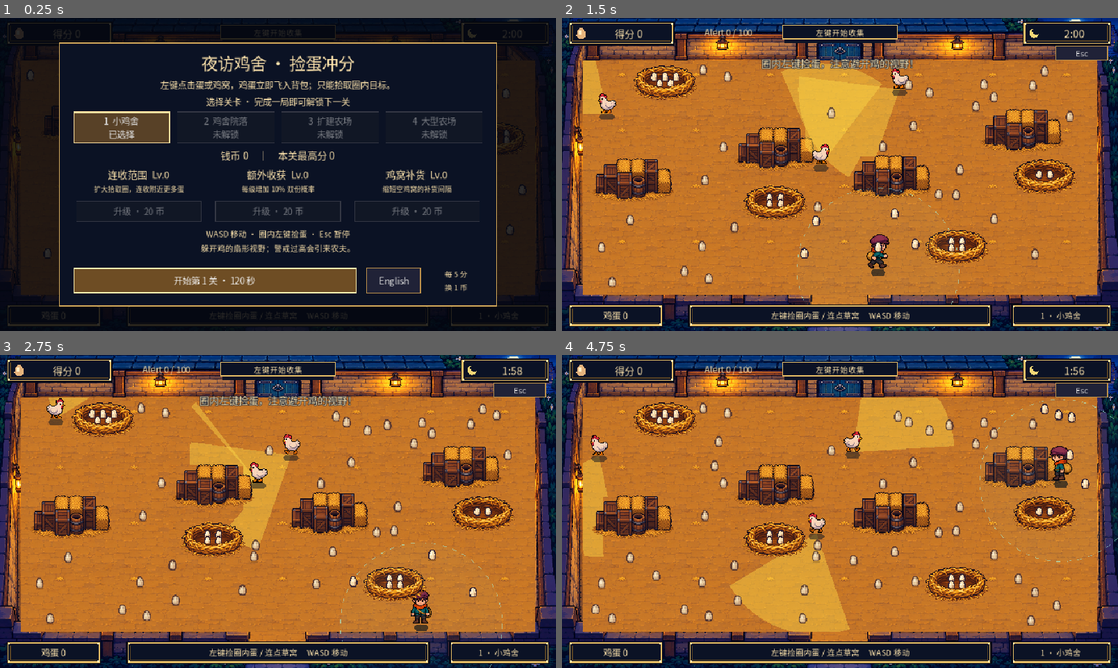
Above: before the commit, frames 1-4 (two rows, left to right).
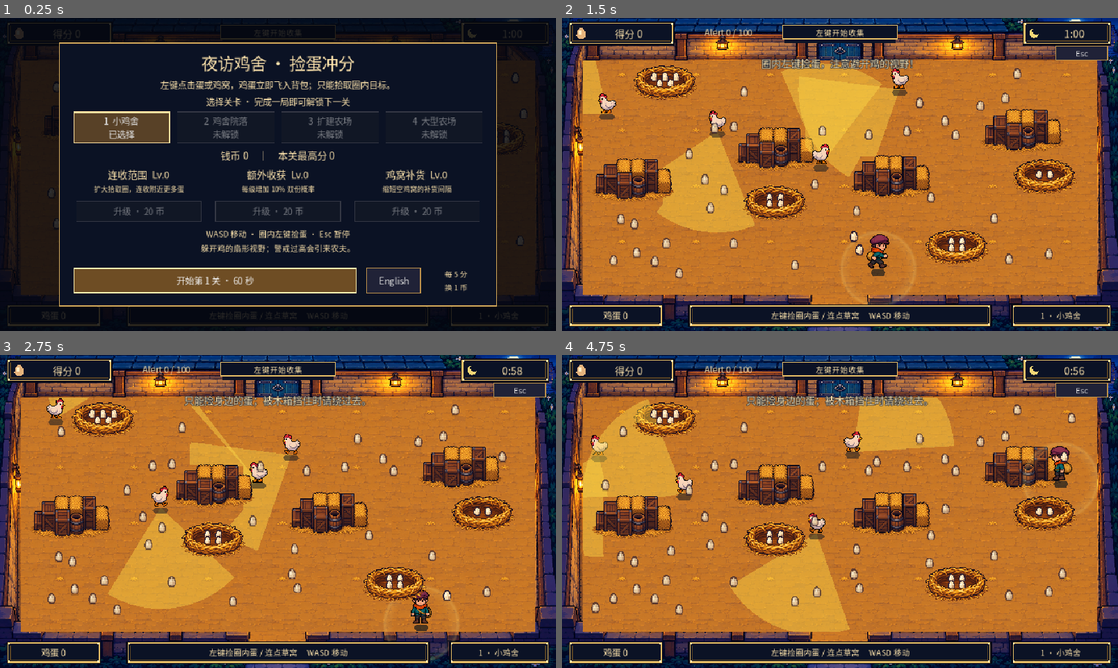
Above: after the commit, the same moments.

Repository: liupai-rachel/Deepsleep-Dont-wake-up-chickens
Game: Godot game, scene res://scenes/arcade/game.tscn
Same seed, same stepped clock (60 frames per second), same inputs: the game is played once before the commit and once after it.
Inputs (mouse positions are in pixels of both pictures, inside the frame that each line leads up to):
- Up to frame 1 (0.25 s): no input
- Up to frame 2 (1.5 s): click (778, 280) at 0.5 s, where only the run before the commit has a clickable "开始第 1 关 · 120 秒"; move the mouse to (962, 158) at 1.27 s; hold D (move_right) from 1.28 s (still down); hold E (interact) from 1.28 s (still down); click (962, 158) at 1.42 s
- Up to frame 3 (2.75 s): move the mouse to (166, 527) at 2.02 s; release D (move_right) at 2.03 s; release E (interact) at 2.03 s; hold S (move_down) from 2.03 s (still down); tap Q (throw_feed) at 2.1 s; click (166, 527) at 2.17 s
- Up to frame 4 (4.75 s): move the mouse to (895, 442) at 2.77 s; release S (move_down) at 2.78 s; hold D (move_right) 2.78-3.53 s; hold E (interact) 2.78-3.53 s; click (895, 442) at 2.92 s; move the mouse to (812, 574) at 3.52 s; hold W (move_up) 3.53-4.28 s; tap Q (throw_feed) at 3.6 s; click (812, 574) at 3.67 s; move the mouse to (1006, 558) at 4.27 s; hold A (move_left) from 4.28 s (still down); hold E (interact) from 4.28 s (still down); click (1006, 558) at 4.42 s

The runs differ from the first frame. In frame 1, 0.3% of the frame differs, in the area x 5-95%, y 4-86%; in frame 2, 6.1%; in frame 3, 7.7%; in frame 4, 8.1%, in the area x 3-100%, y 3-87%.

Commit message:
Tune one-minute rounds, four hens, soft local reach and vertical run cycles

Diff:
--- /dev/null
+++ b/assets/art/pickup_glow.gdshader
@@ -0,0 +1,9 @@
+shader_type canvas_item;
+
+void fragment() {
+	float radius = length(UV * 2.0 - 1.0);
+	// A feathered annulus leaves the center clear and fades at the real boundary.
+	float haze = smoothstep(0.64, 0.84, radius) * (1.0 - smoothstep(0.88, 1.0, radius));
+	float rim = smoothstep(0.84, 0.9, radius) * (1.0 - smoothstep(0.9, 0.97, radius));
+	COLOR = vec4(1.0, 0.88, 0.49, haze * 0.10 + rim * 0.13);
+}
--- a/scenes/arcade/egg.gd
+++ b/scenes/arcade/egg.gd
@@ -4,10 +4,10 @@
 var golden := false
 var claimed := false
 var phase := 0.0
-var glow := 0.0
+var highlighted := false
 
-static func paint(canvas: CanvasItem, center: Vector2, factor: float, gold: bool) -> void:
-	var outline := Color("342333")
+static func paint(canvas: CanvasItem, center: Vector2, factor: float, gold: bool, lit := false) -> void:
+	var outline := Color("fff0a8") if lit else Color("342333")
 	var shell := Color("ffd04c") if gold else Color("f6dbad")
 	var shade := Color("ce801f") if gold else Color("c59872")
 	var light := Color("fff4a6") if gold else Color("fff7dc")
@@ -32,4 +32,4 @@
 		for i in range(3):
 			var p := Vector2.from_angle(phase + i * TAU / 3) * 12
 			draw_rect(Rect2(p - Vector2.ONE, Vector2(2,2)), Color("ffe78b"))
-	paint(self, Vector2(0,bob), 1.0, golden)
+	paint(self, Vector2(0,bob), 1.0, golden, highlighted)
--- a/scenes/arcade/game.gd
+++ b/scenes/arcade/game.gd
@@ -8,11 +8,11 @@
 const HEN_SCRIPT := preload("res://scenes/arcade/hen.gd")
 const RANGE_SCRIPT := preload("res://scenes/arcade/pickup_range.gd")
 const EFFECT := preload("res://scenes/arcade/effect.gd")
-@export_range(10.0,300.0,1.0) var round_seconds := 120.0
+@export_range(10.0,300.0,1.0) var round_seconds := 60.0
 @export var use_fixed_seed := false
 @export var fixed_seed := 7
 @export var guards_enabled := true
-@export_range(60.0,220.0,5.0) var base_pickup_radius := 140.0
+@export_range(30.0,220.0,5.0) var base_pickup_radius := 70.0
 var profile: ArcadeProfile
 var selected_level := 1
 var current_level := 1
@@ -21,7 +21,7 @@
 var collected := 0
 var chain := 0
 var combo_left := 0.0
-var time_left := 120.0
+var time_left := 60.0
 var world: ArcadeWorld
 var player: CoopPlayer
 var ui: ArcadeUI
@@ -39,6 +39,7 @@
 var _farmer_warning := 0.0
 var _farmer_armed := true
 var _reported_position := Vector2.ZERO
+var _last_seconds_announced := false
 var _rng := RandomNumberGenerator.new()
 
 func _ready() -> void:
@@ -82,6 +83,7 @@
 	ui.show_menu(profile,selected_level,last_result)
 
 func _build_world(level: int) -> void:
+	Input.set_default_cursor_shape(Input.CURSOR_ARROW)
 	if is_instance_valid(world):
 		remove_child(world)
 		world.queue_free()
@@ -107,7 +109,6 @@
 	pickup_circle = Node2D.new()
 	pickup_circle.set_script(RANGE_SCRIPT)
 	pickup_circle.radius = pickup_radius()
-	pickup_circle.zoom = camera.zoom.x
 	player.add_child(pickup_circle)
 	player.move_child(pickup_circle,0)
 	alert = CoopAlert.new()
@@ -122,7 +123,7 @@
 		nest.refill_speed = pow(0.86,profile.upgrades[2])
 		world.add_child(nest)
 		nests.append(nest)
-	for i in range(2+level): _add_hen(false)
+	for i in range(3+level): _add_hen(false)
 	_spawn_batch(18+level*14)
 
 func begin_round(level: int) -> void:
@@ -140,6 +141,7 @@
 	time_left = round_seconds
 	spawn_left = world.rng.randf_range(0.4,0.9)
 	last_result = {}
+	_last_seconds_announced = false
 	running = true
 	ui.hide_menu()
 	ui.announce("圈内左键捡蛋，注意避开鸡的视野！","Left-click within your ring. Avoid the hens' sight!")
@@ -153,8 +155,10 @@
 		return
 	_update_guards(delta)
 	if not running: return
-	for egg in eggs:
-		egg.modulate.a = 1.0 if can_collect_point(egg.position) else 0.68
+	_update_pickup_feedback(get_global_mouse_position())
+	if time_left <= 10.0 and not _last_seconds_announced:
+		_last_seconds_announced = true
+		ui.announce("最后 10 秒，抓紧捡蛋！","10 seconds left. Keep collecting!")
 	combo_left = maxf(0,combo_left-delta)
 	if combo_left == 0: chain = 0
 	spawn_left -= delta
@@ -187,6 +191,31 @@
 
 func collect_at(point: Vector2) -> bool:
 	if not running or get_tree().paused: return false
+	var target := _pickup_target_at(point)
+	if target is ArcadeEgg:
+		var closest: ArcadeEgg = target
+		var origin := closest.position
+		if not can_collect_point(closest.position):
+			ui.announce("只能捡身边的蛋；被木箱挡住时请绕过去。","Move closer; crates can block a pickup.")
+			return false
+		_collect_egg(closest)
+		if profile.upgrades[0] > 0:
+			var radius: float = (18 + profile.upgrades[0]*12) / camera.zoom.x
+			for other: ArcadeEgg in eggs.duplicate():
+				if other.position.distance_squared_to(origin) <= radius*radius and can_collect_point(other.position): _collect_egg(other)
+		return true
+	if target is ArcadeNest:
+		var nest: ArcadeNest = target
+		if not can_collect_point(nest.position):
+			ui.announce("走近草窝，再左键连续取蛋。","Move closer, then left-click the nest repeatedly.")
+			return false
+		if nest.take():
+			_award(nest.position+Vector2(0,-8),false)
+			return true
+		ui.announce("这处鸡窝正在补货，先捡地面的蛋吧。","Nest refilling. Pick up some ground eggs meanwhile.")
+	return false
+
+func _pickup_target_at(point: Vector2) -> Node2D:
 	var closest: ArcadeEgg
 	var distance := pow(maxf(14,12/camera.zoom.x),2)
 	for egg in eggs:
@@ -196,27 +225,27 @@
 			distance = candidate
 			closest = egg
 	if closest != null:
-		var origin := closest.position
-		if not can_collect_point(closest.position):
-			ui.announce("只能捡圈内的蛋；被木箱挡住时请绕过去。","Move into range; crates can block a pickup.")
-			return false
-		_collect_egg(closest)
-		if profile.upgrades[0] > 0:
-			var radius: float = (18 + profile.upgrades[0]*12) / camera.zoom.x
-			for other: ArcadeEgg in eggs.duplicate():
-				if other.position.distance_squared_to(origin) <= radius*radius and can_collect_point(other.position): _collect_egg(other)
-		return true
+		return closest
 	for nest in nests:
 		if Rect2(nest.position+Vector2(-58,-54),Vector2(116,78)).has_point(point):
-			if not can_collect_point(nest.position):
-				ui.announce("走近鸡窝，在圈内左键连续取蛋。","Move closer, then left-click the nest repeatedly.")
-				return false
-			if nest.take():
-				_award(nest.position+Vector2(0,-8),false)
-				return true
-			ui.announce("这处鸡窝正在补货，先捡地面的蛋吧。","Nest refilling. Pick up some ground eggs meanwhile.")
-			return false
-	return false
+			return nest
+	return null
+
+func _update_pickup_feedback(point: Vector2) -> void:
+	var target := _pickup_target_at(point)
+	var reachable := is_instance_valid(target) and can_collect_point(target.position)
+	if target is ArcadeNest and target.stock <= 0: reachable = false
+	for egg in eggs:
+		egg.modulate.a = 1.0 if can_collect_point(egg.position) else 0.68
+		egg.highlighted = reachable and egg == target
+	for nest in nests:
+		nest.highlighted = reachable and nest == target
+	Input.set_default_cursor_shape(Input.CURSOR_POINTING_HAND if reachable else Input.CURSOR_ARROW)
+
+func _clear_pickup_feedback() -> void:
+	for egg in eggs: egg.highlighted = false
+	for nest in nests: nest.highlighted = false
+	Input.set_default_cursor_shape(Input.CURSOR_ARROW)
 
 func _collect_egg(egg: ArcadeEgg) -> void:
 	if egg.claimed or not eggs.has(egg) or not can_collect_point(egg.position): return
@@ -277,7 +306,7 @@
 	hen.egg_laid.connect(_spawn_egg_at)
 
 func pickup_radius() -> float:
-	return base_pickup_radius + profile.upgrades[0]*8.0
+	return base_pickup_radius + profile.upgrades[0]*4.0
 
 func can_collect_point(point: Vector2) -> bool:
 	if player.position.distance_squared_to(point) > pow(pickup_radius(),2): return false
@@ -360,10 +389,12 @@
 func toggle_pause() -> void:
 	if not running: return
 	get_tree().paused = not get_tree().paused
+	_clear_pickup_feedback()
 	if get_tree().paused: ui.show_menu(profile,current_level,{},true)
 	else: ui.hide_menu()
 
 func abandon_round() -> void:
+	_clear_pickup_feedback()
 	get_tree().paused = false
 	running = false
 	world.process_mode = Node.PROCESS_MODE_DISABLED
@@ -371,6 +402,7 @@
 
 func finish_round(caught := false) -> void:
 	if not running: return
+	_clear_pickup_feedback()
 	running = false
 	get_tree().paused = false
 	world.process_mode = Node.PROCESS_MODE_DISABLED
--- a/scenes/arcade/nest.gd
+++ b/scenes/arcade/nest.gd
@@ -9,6 +9,10 @@
 var rng := RandomNumberGenerator.new()
 var tray: Node2D
 var badge: Label
+var highlighted := false:
+	set(value):
+		highlighted = value
+		modulate = Color(1.14,1.1,1.03) if value else Color.WHITE
 
 func _ready() -> void:
 	var texture := AtlasTexture.new()
--- a/scenes/arcade/pickup_range.gd
+++ b/scenes/arcade/pickup_range.gd
@@ -1,10 +1,19 @@
 extends Node2D
 
-var radius := 140.0
-var zoom := 1.0
+var radius := 70.0
+var _surface: GradientTexture2D
+
+func _ready() -> void:
+	var glow := ShaderMaterial.new()
+	glow.shader = preload("res://assets/art/pickup_glow.gdshader")
+	material = glow
+	_surface = GradientTexture2D.new()
+	_surface.width = 2
+	_surface.height = 2
+	var gradient := Gradient.new()
+	gradient.colors = PackedColorArray([Color.WHITE,Color.WHITE])
+	_surface.gradient = gradient
 
 func _draw() -> void:
-	draw_circle(Vector2.ZERO,radius,Color(0.6,1.0,0.9,0.035))
-	for i in range(48):
-		var angle := float(i)*TAU/48
-		draw_arc(Vector2.ZERO,radius,angle,angle+0.055,3,Color(0.65,1.0,0.9,0.55),1.1/zoom)
+	if _surface != null:
+		draw_texture_rect(_surface,Rect2(Vector2(-radius,-radius),Vector2.ONE*radius*2.0),false)
--- a/scenes/arcade/ui.gd
+++ b/scenes/arcade/ui.gd
@@ -24,7 +24,7 @@
 var combo_bar: ProgressBar
 var danger_label: Label
 var pause_button: Button
-var round_duration := 120
+var round_duration := 60
 var _toast_left := 0.0
 var _profile: ArcadeProfile
 var _selected := 1
@@ -51,7 +51,7 @@
 	screen.add_child(frames)
 	danger_label = _label(screen,Rect2(205,10,166,30),"",15)
 	score_label = _label(screen,Rect2(47,11,137,31),"",17)
-	time_label = _label(screen,Rect2(832,11,106,31),"2:00",18)
+	time_label = _label(screen,Rect2(832,11,106,31),"1:00",18)
 	combo_label = _label(screen,Rect2(387,14,186,20),"",14)
 	egg_label = _label(screen,Rect2(22,499,140,29),"",15)
 	stage_label = _label(screen,Rect2(785,499,154,29),"",14)
@@ -126,6 +126,7 @@
 	score_label.text = tr2("得分 %d","Score %d") % score
 	egg_label.text = tr2("鸡蛋 %d","Eggs %d") % eggs
 	time_label.text = "%d:%02d" % [ceili(seconds)/60,ceili(seconds)%60]
+	time_label.add_theme_color_override("font_color",Color("ff9d6e") if seconds > 0 and seconds <= 10 else Color("ffe5ad"))
 	combo_label.text = tr2("连捡 %d  ×%d","Chain %d  x%d") % [chain,multiplier] if chain > 0 else tr2("左键开始收集","Left-click to collect")
 	combo_bar.value = combo_left
 	stage_label.text = ("%d · " % level) + (STAGE_EN if language == "en" else STAGE_ZH)[level-1]
--- a/scenes/character_art.gd
+++ b/scenes/character_art.gd
@@ -3,12 +3,19 @@
 
 # Shared pixel atlas: four poses per character, one character per row.
 const ATLAS := preload("res://assets/art/characters.png")
+const RUN_ATLAS := preload("res://assets/art/thief_run.png")
+const RUN_REGIONS := [
+	[Rect2(133,51,240,354),Rect2(541,51,240,354),Rect2(987,51,240,354),Rect2(1429,51,240,354)],
+	[Rect2(120,491,240,354),Rect2(532,491,240,354),Rect2(979,491,240,354),Rect2(1420,491,240,354)],
+]
 @export_enum("Thief", "Keeper", "Hen") var character := 0
 @export var sprite_height := 48.0
 
 var _sprite: Sprite2D
 var _frames: Array[AtlasTexture] = []
 var _phase := 0.0
+var _run_clock := 0.0
+var _run_frames: Array[AtlasTexture] = []
 # Tight regions in the generated atlas, aligned to each pose's foot baseline.
 const REGIONS := [
 	[Rect2(125, 60, 168, 264), Rect2(467, 60, 162, 264), Rect2(794, 60, 176, 264), Rect2(1140, 60, 184, 264)],
@@ -25,6 +32,13 @@
 		frame.atlas = ATLAS
 		frame.region = REGIONS[character][column]
 		_frames.append(frame)
+	if character == 0:
+		for row in RUN_REGIONS:
+			for region in row:
+				var frame := AtlasTexture.new()
+				frame.atlas = RUN_ATLAS
+				frame.region = region
+				_run_frames.append(frame)
 	_pixel_scale = sprite_height / [264.0, 277.0, 187.0][character]
 	_sprite.texture = _frames[0]
 	_sprite.scale = Vector2.ONE * _pixel_scale
@@ -43,6 +57,11 @@
 	_sprite.flip_h = direction.x < -0.15
 	_sprite.rotation = 0.0
 	_sprite.modulate = Color.WHITE
+	_sprite.scale = Vector2.ONE * _pixel_scale
+	if character == 0 and moving and absf(direction.y) > absf(direction.x) and action != &"search":
+		_show_vertical_run(direction,delta)
+		return
+	_run_clock = 0.0
 	if character == 2:
 		if action == &"eat":
 			frame = 2
@@ -73,3 +92,12 @@
 			lantern.position = Vector2(side * (-1.0 if _sprite.flip_h else 1.0) * sprite_height * 0.32, -sprite_height * 0.28)
 	_sprite.texture = _frames[frame]
 	_sprite.position.y = -_frames[frame].region.size.y * _pixel_scale * 0.5 + bob
+
+func _show_vertical_run(direction: Vector2, delta: float) -> void:
+	_run_clock += delta
+	var index := floori(_run_clock * 10.0) % 4
+	if direction.y < 0.0: index += 4
+	_sprite.texture = _run_frames[index]
+	_sprite.scale = Vector2.ONE * sprite_height / 354.0
+	_sprite.flip_h = false
+	_sprite.position = Vector2(0,-sprite_height*0.5)
--- a/tests/arcade_flow.gd
+++ b/tests/arcade_flow.gd
@@ -40,6 +40,31 @@
 	expect(game.ui.overlay.visible and not game.running,"Start menu must be visible before the timer starts")
 	game.begin_round(1)
 	await tick(3)
+	expect(game.round_seconds == 60.0 and game.time_left > 59.5,"A round must start at one minute")
+	expect(game.pickup_radius() == 70.0,"Base pickup diameter must be half the previous size")
+	expect(game.hens.size() == 4,"Stage one must start with four patrolling hens")
+	var movement_origin := game.world.free_point(30,true)
+	for attempt in range(300):
+		if game.world.step_clear(movement_origin,movement_origin+Vector2(0,-90)) and game.world.step_clear(movement_origin,movement_origin+Vector2(0,90)): break
+		movement_origin = game.world.free_point(30,true)
+	game.player.position = movement_origin
+	var art: CoopCharacterArt = game.player.get_node("Art")
+	for direction in ["move_up","move_down"]:
+		game.player.position = movement_origin
+		Input.action_press(direction)
+		await tick(3)
+		var first_frame: AtlasTexture = art._sprite.texture
+		expect(first_frame.atlas == CoopCharacterArt.RUN_ATLAS,"Vertical movement must use actual running frames")
+		expect(first_frame.region.position.y == (491 if direction == "move_up" else 51),"W/S must show the corresponding back/front run")
+		await tick(7)
+		expect(art._sprite.texture.region != first_frame.region,"Leg poses must alternate during vertical movement")
+		game.player.show_feed_toss()
+		await tick(3)
+		expect(art._sprite.texture.atlas == CoopCharacterArt.RUN_ATLAS,"Collecting while running must not freeze the legs")
+		expect(game.player.position.y < movement_origin.y if direction == "move_up" else game.player.position.y > movement_origin.y,"W/S must move the actor as well as animate it")
+		Input.action_release(direction)
+		await tick(2)
+		expect(art._sprite.texture.atlas == CoopCharacterArt.ATLAS,"Stopping must restore the idle pose")
 	game.begin_round(4)
 	expect(game.current_level == 1,"Locked stages must not start")
 	expect(game.eggs.size() >= 20,"The first round must start with plentiful ground eggs")
@@ -49,6 +74,8 @@
 	game.player.position = point
 	await tick(8)
 	expect(game.collected == 0,"Walking onto eggs must not auto-collect")
+	game._update_pickup_feedback(point)
+	expect(egg.highlighted,"Hover feedback must highlight a reachable egg without collecting it")
 	await click(game,MOUSE_BUTTON_RIGHT,point)
 	expect(game.collected == 0,"Right click must not pick up eggs")
 	await click(game,MOUSE_BUTTON_LEFT,point)
@@ -64,6 +91,8 @@
 	expect(far != null,"The map should contain eggs outside the local pickup ring")
 	if far != null:
 		var before_score := game.score
+		game._update_pickup_feedback(far.position)
+		expect(not far.highlighted,"A distant egg must not show the collectible highlight")
 		expect(not game.collect_at(far.position),"Distant eggs must be rejected")
 		expect(game.score == before_score and game.eggs.has(far),"Rejected pickup must not remove an egg or score")
 	var nest: ArcadeNest = game.nests[0]
@@ -71,6 +100,8 @@
 	var distant_stock := nest.stock
 	expect(not game.collect_at(nest.position) and nest.stock == distant_stock,"Distant nests must not dispense eggs")
 	game.player.position = nest.position+Vector2(0,30)
+	game._update_pickup_feedback(nest.position)
+	expect(nest.highlighted,"A nearby stocked nest must show hover feedback")
 	var stock := nest.stock
 	var collected_before := game.collected
 	for i in range(stock): expect(game.collect_at(nest.position),"Each nest click should immediately yield one egg")
@@ -91,6 +122,9 @@
 	expect(is_equal_approx(game.time_left,time_before),"Pausing must stop the round timer")
 	expect(not game.collect_at(game.eggs[0].position),"Paused rounds must not collect")
 	game.toggle_pause()
+	game.time_left = 10.1
+	game._process(0.2)
+	expect(game.running and game.ui.time_label.text == "0:10" and game._last_seconds_announced,"The final ten seconds must show a cue while collection remains active")
 	# Settlement is once per completed round; score is independent from currency.
 	game.score = 125
 	game.collected = 80
@@ -116,6 +150,7 @@
 		for ground: ArcadeEgg in game.eggs:
 			expect(game.world.is_free(ground.position,12,true),"Eggs must not spawn inside obstacles or nests")
 		if level == 2:
+			expect(game.pickup_radius() == 74.0,"Reach upgrades must preserve the halved radius scale")
 			var boundary_origin := Vector2.ZERO
 			var radius := game.pickup_radius()
 			for attempt in range(300):
@@ -141,7 +176,7 @@
 			game.collect_at(gather_point)
 			expect(game.collected >= before+2,"Gather upgrade must collect adjacent eggs from one manual click")
 		if level >= 3:
-			game._process(59.0)
+			game._process(game.round_seconds*0.5-1.0)
 			expect(game.golden_count == 0,"Golden hens should not appear before halfway")
 			game._process(2.0)
 			expect(game.golden_count == 1,"Later stages should introduce a golden hen after halfway")
@@ -158,7 +193,7 @@
 				game.collect_at(gold.position)
 				expect(game.score >= old_score+5,"Golden eggs must be worth more")
 		if level == 4:
-			game._process(30.0)
+			game._process(game.round_seconds*0.25)
 			expect(game.golden_count == 2,"Final stage should add a second golden hen later")
 		game.finish_round()
 		await tick(2)
@@ -187,7 +222,10 @@
 	game.player.position = cover.get_center()+Vector2(0,80)
 	await tick(4)
 	expect(not guard.sees_player,"Crates must block hen sight")
-	expect(not game.can_collect_point(cover.get_center()-Vector2(0,60)),"Crates must block otherwise nearby pickups")
+	game.player.position = cover.position+Vector2(-20,25)
+	var blocked_point := cover.position+Vector2(25,-20)
+	expect(game.player.position.distance_to(blocked_point) < game.pickup_radius(),"The occlusion check must target a point inside the smaller pickup radius")
+	expect(not game.can_collect_point(blocked_point),"Crates must block otherwise nearby pickups")
 	guard.set_physics_process(false)
 	guard.sees_player = false
 	game.alert.level = 65
@@ -214,5 +252,5 @@
 	game.queue_free()
 	await process_frame
 	DirAccess.remove_absolute(SAVE_PATH)
-	if failures == 0: print("PASS: local left-click collection, distance rejection, hen vision and farmer alarms, visible nest stocks, spawning, pause, timeout settlement, saved upgrades, four growing stages and golden hens")
+	if failures == 0: print("PASS: one-minute rounds, four patrol hens, halved pickup reach, up/down run cycles, hover feedback, countdown, local collection, alarms/capture, nest stocks/refills, settlement, upgrades, growing stages and golden hens")
 	quit(1 if failures > 0 else 0)
Not shown, added: assets/art/pickup_glow.gdshader.uid
Binary file added: assets/art/thief_run.png
Not shown, added: assets/art/thief_run.png.import
Binary file changed: assets/fonts/CoopUI.ttf
Not shown, changed: DEVELOPMENT_PLAN.md
Not shown, changed: PROJECT_GUIDE.md
